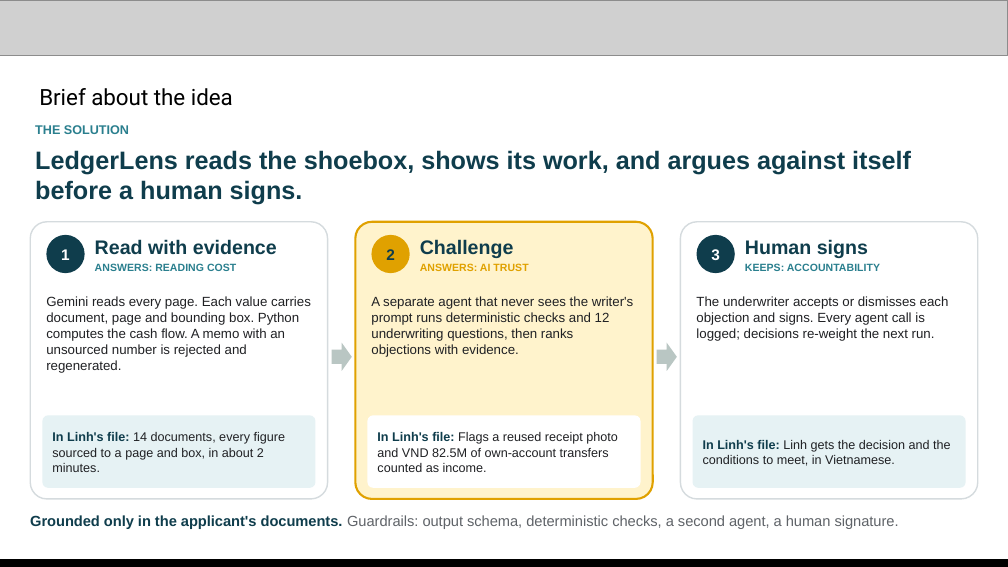
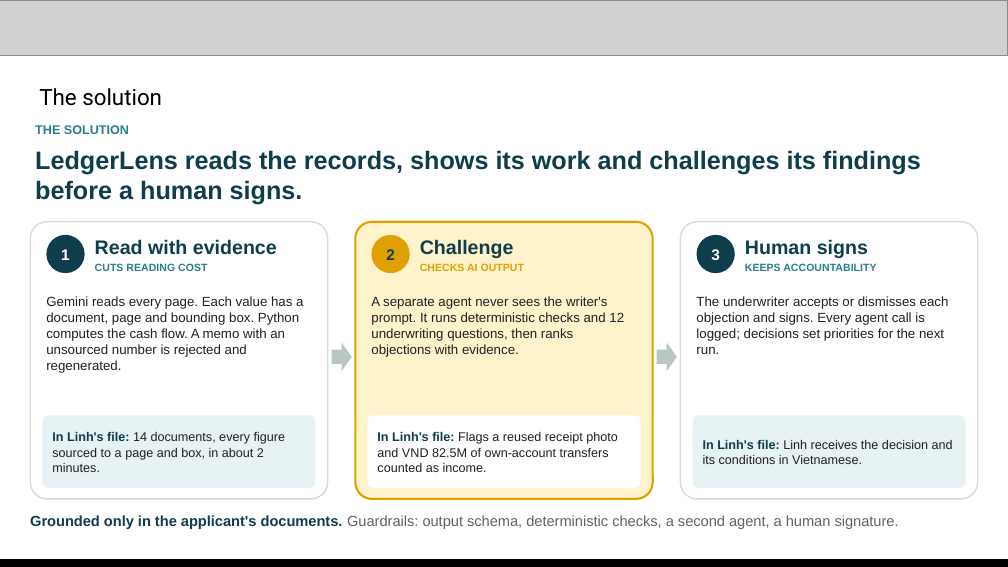
Before and after one commit to changhyeonnam/ghack, a slide deck: slide 3 of presentation/LedgerLens_AI_Builder_Cup_Submission.pptx. Drawn at 1008x567 pixels with LibreOffice and Linux fonts; fonts in the diff are those of the drawing; grey boxes stand for pictures. Boxes give left, top, right and bottom in pixels: in the first picture for what was removed or moved away, otherwise in the second. Text is boxed around its words. In the diff, an @@ line names an element or a change of style, - is before the commit and + after.

Commit message:
Copy edit README and deck text; strip image metadata; budget cap wording
- README and deck copy reads more naturally; numbers, names, URLs and code unchanged.
- Remove embedded tool metadata from screenshot and diagram images (pixels unchanged).
- Tech slide: the USD cap is shared by all instances (persisted), not per process.

```diff
--- a/presentation/LedgerLens_AI_Builder_Cup_Submission.pptx
+++ b/presentation/LedgerLens_AI_Builder_Cup_Submission.pptx
@@ text at box(39, 88, 162, 106): text changed @@
-Brief about the idea
+The solution
@@ text at box(35, 150, 921, 205): text changed @@
-LedgerLens reads the shoebox, shows its work, and argues against itself before a human signs.
+LedgerLens reads the records, shows its work and challenges its findings before a human signs.
@@ text at box(95, 263, 207, 271): text changed @@
-ANSWERS: READING COST
+CUTS READING COST
@@ text at box(420, 263, 524, 271): text changed @@
-ANSWERS: AI TRUST
+CHECKS AI OUTPUT
@@ text at box(745, 263, 876, 271): text changed @@
-KEEPS: ACCOUNTABILITY
+KEEPS ACCOUNTABILITY
@@ text at box(46, 296, 303, 373): text changed @@
-Gemini reads every page. Each value carries document, page and bounding box. Python computes the cash flow. A memo with an unsourced number is rejected and regenerated.
+Gemini reads every page. Each value has a document, page and bounding box. Python computes the cash flow. A memo with an unsourced number is rejected and regenerated.
@@ text at box(371, 296, 624, 357): text changed @@
-A separate agent that never sees the writer's prompt runs deterministic checks and 12 underwriting questions, then ranks objections with evidence.
+A separate agent never sees the writer's prompt. It runs deterministic checks and 12 underwriting questions, then ranks objections with evidence.
@@ text at box(696, 296, 949, 354): text changed @@
-The underwriter accepts or dismisses each objection and signs. Every agent call is logged; decisions re-weight the next run.
+The underwriter accepts or dismisses each objection and signs. Every agent call is logged; decisions set priorities for the next run.
@@ text at box(703, 440, 953, 464): text changed @@
-In Linh's file: Linh gets the decision and the conditions to meet, in Vietnamese.
+In Linh's file: Linh receives the decision and its conditions in Vietnamese.
```
Also in this commit, not shown: 12 other slides changed, 15 other files.
